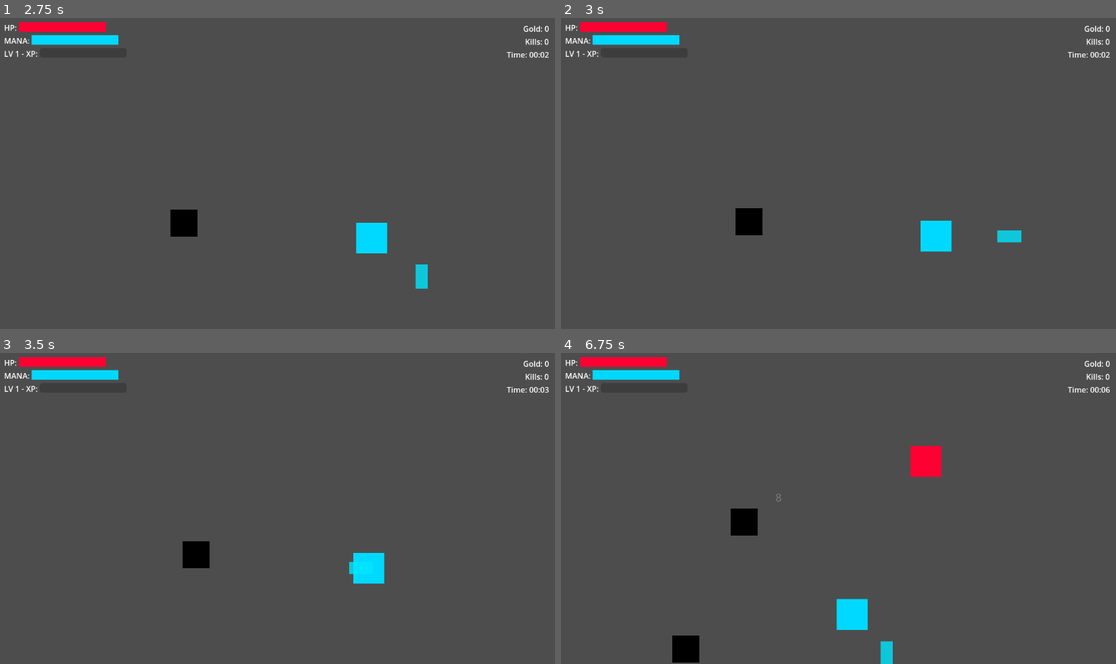
Above: before the commit, frames 1-4 (two rows, left to right).
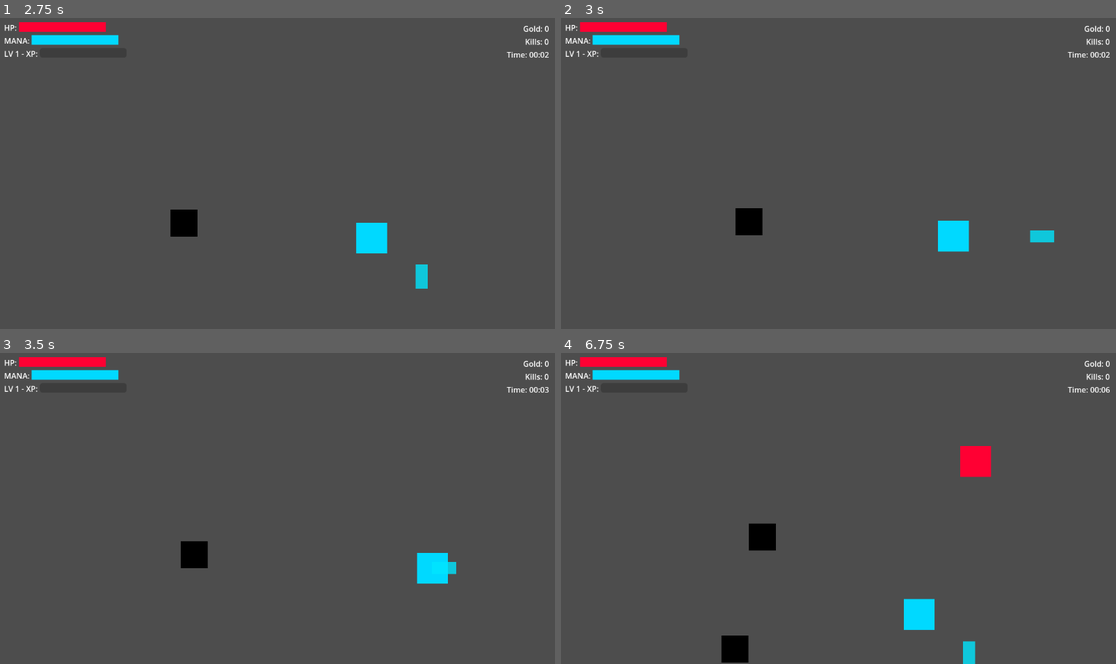
Above: after the commit, the same moments.

Repository: HoangAnhWilliam/Rescue-the-idol-godot
Game: Godot game, scene res://scenes/main_windBlade.tscn
The game is run twice, just before and just after one commit, with the same random seed, the same clock (stepped at 60 frames per second) and the same inputs.
Inputs:
- Up to frame 1 (2.75 s): hold D (move_right) 0.53-1.28 s; tap E (interact) at 0.6, 1.35, 2.1 s; hold S (move_down) 1.28-2.03 s; hold D (move_right) from 2.03 s (still down)
- Up to frame 2 (3 s): release D (move_right) at 2.78 s; hold Page Up (ui_page_up) from 2.78 s (still down); tap E (interact) at 2.85 s
- Up to frame 3 (3.5 s): keep holding Page Up (ui_page_up)
- Up to frame 4 (6.75 s): release Page Up (ui_page_up) at 3.53 s; hold A (move_left) 3.53-5.03 s; tap E (interact) every 0.75 s from 3.6 to 6.6 s; hold S (move_down) 5.03-5.78 s; hold D (move_right) 5.78-6.53 s; hold Page Up (ui_page_up) from 6.53 s (still down)

Frame 1 is identical in both runs. In frame 2, 1.0% of the frame differs, in the area x 64-89%, y 65-76%; in frame 3, 1.3%; in frame 4, 4.2%, in the area x 20-78%, y 29-100%.

Commit message:
Add extensive debug logging to track upgrade menu initialization and trigger

Diff:
--- a/scripts/player.gd
+++ b/scripts/player.gd
@@ -110,9 +110,14 @@
 
 func handle_input():
 	# DEBUG: Press PageUp to manually test upgrade menu
-	if Input.is_action_just_pressed("ui_page_up"):
+	if Input.is_key_pressed(KEY_PAGEUP):
 		print("")
-		print("🔧 ========== DEBUG TRIGGER ==========")
+		print("🔧 ========== PAGE UP PRESSED ==========")
+		print("🔧 upgrade_menu reference: ", upgrade_menu)
+		print("🔧 upgrade_menu null? ", upgrade_menu == null)
+		if upgrade_menu:
+			print("🔧 upgrade_menu name: ", upgrade_menu.name)
+			print("🔧 upgrade_menu path: ", upgrade_menu.get_path())
 		print("🔧 Manually triggering upgrade menu")
 		show_level_up_menu()
 		print("🔧 ====================================")
--- a/scripts/upgrade_menu.gd
+++ b/scripts/upgrade_menu.gd
@@ -29,10 +29,17 @@
 signal upgrade_chosen(type: UpgradeType)
 
 func _ready():
-	print("=== UPGRADE MENU INITIALIZATION ===")
+	print("")
+	print("╔══════════════════════════════════════════╗")
+	print("║  UPGRADE MENU INITIALIZATION STARTED     ║")
+	print("╚══════════════════════════════════════════╝")
+	print("Node name: ", name)
 	print("Node path: ", get_path())
+	print("Node type: ", get_class())
 	print("Is visible: ", visible)
 	print("Process mode: ", process_mode)
+	print("Parent: ", get_parent().name if get_parent() else "None")
+	print("Groups: ", get_groups())
 
 	# Hide by default
 	hide()
@@ -57,8 +64,10 @@
 	else:
 		print("❌ Button3 is null!")
 
-	print("✅ UpgradeMenu ready!")
-	print("===================================")
+	print("")
+	print("✅ UpgradeMenu initialization COMPLETE!")
+	print("╚══════════════════════════════════════════╝")
+	print("")
 
 func show_menu(player_ref: CharacterBody2D, level: int):
 	print("")
